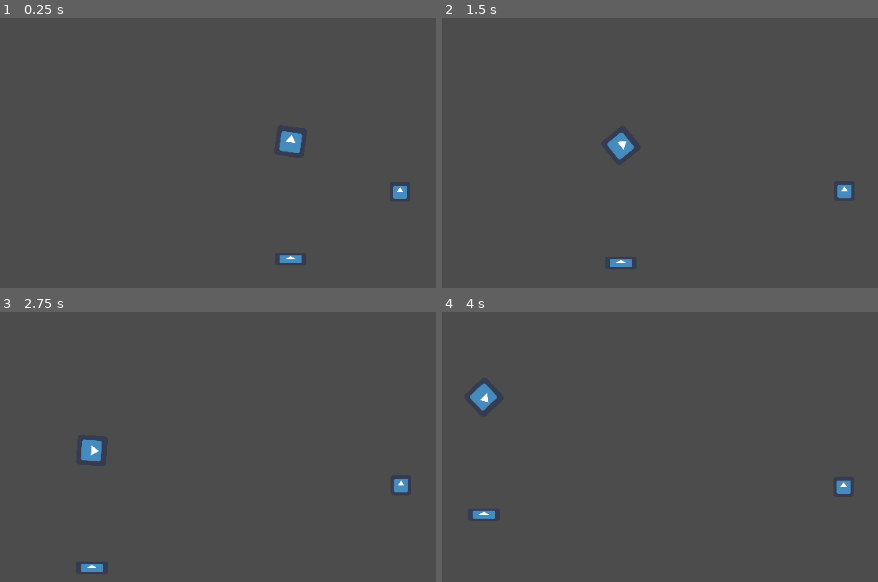
Above: before the commit, frames 1-4 (two rows, left to right).
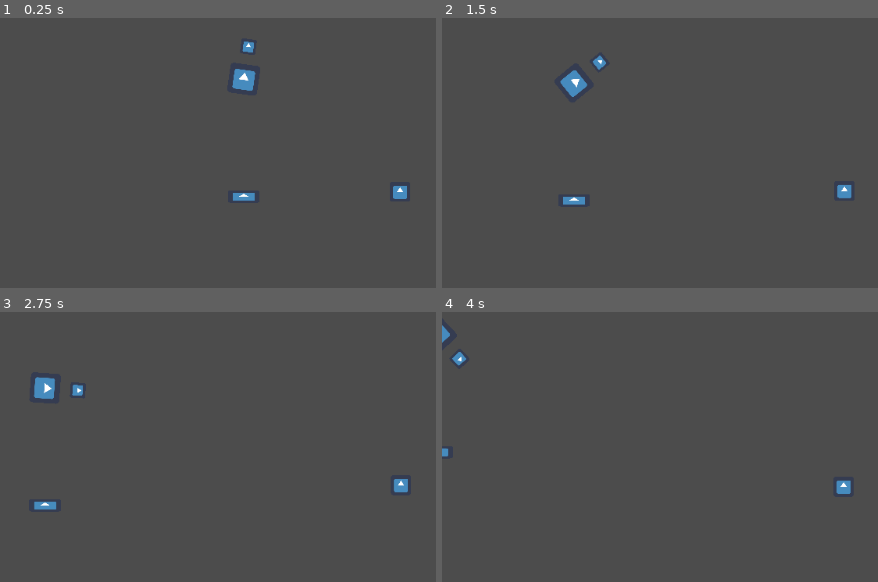
Above: after the commit, the same moments.

Repository: The-Churrosaur/godot-networking-test
Game: Godot game, scene res://Scenes/Main.tscn
The game is run twice, just before and just after one commit, with the same random seed, the same clock (stepped at 60 frames per second) and the same inputs. The engine's default icon, where the game draws it, is replaced by a stand-in: a white triangle on a blue panel in a dark square.
Inputs (mouse positions are in pixels of both pictures, inside the frame that each line leads up to):
- Up to frame 1 (0.25 s): no input
- Up to frame 2 (1.5 s): tap Enter (ui_accept) at 0.5, 0.77 s; move the mouse to (outside the picture) at 0.52 s; hold Right (ui_right) from 0.53 s (still down); move the mouse to (681, 225) at 1.27 s
- Up to frame 3 (2.75 s): tap Enter (ui_accept) at 1.52 s; move the mouse to (outside the picture) at 2.02 s; release Right (ui_right) at 2.03 s; hold Left (ui_left) from 2.03 s (still down)
- Up to frame 4 (4 s): move the mouse to (outside the picture) at 2.77 s; release Left (ui_left) at 2.78 s; hold Right (ui_right) from 2.78 s (still down); tap Enter (ui_accept) at 3.02, 3.77 s; move the mouse to (outside the picture) at 3.52 s

The runs differ from the first frame. In frame 1, 1.1% of the frame differs, in the area x 53-70%, y 8-91%; in frame 2, 1.1%; in frame 3, 1.2%, in the area x 7-24%, y 24-97%; in frame 4, 0.8%.

Commit message:
fixing offset of getfloorvelocity

Diff:
--- a/AsteroidVania/Scenes/TestPlayer.gd
+++ b/AsteroidVania/Scenes/TestPlayer.gd
@@ -2,11 +2,11 @@
 
 # movement params
 
-export var magwalk_velocity = 10
+export var magwalk_velocity = 100
 export var magwalk_acceleration = 10 # impulse/tick
 export var magwalk_deceleration = 10
 export var magwalk_rotation = 1 # rad/se
-export var magboot_suction = 1 # impulse/tick towards floor
+export var magboot_suction = 10 # impulse/tick towards floor
 
 # public control flags, write with character or ai controller
 
--- a/AsteroidVania/Scenes/TestScene.tscn
+++ b/AsteroidVania/Scenes/TestScene.tscn
@@ -15,11 +15,11 @@
 [sub_resource type="RectangleShape2D" id=3]
 extents = Vector2( 40, 20 )
 
-[sub_resource type="CircleShape2D" id=4]
-radius = 40.0
+[sub_resource type="CircleShape2D" id=6]
+radius = 100.0
 
 [sub_resource type="CircleShape2D" id=5]
-radius = 91.0
+radius = 200.0
 
 [node name="Node2D" type="Node2D"]
 script = ExtResource( 3 )
@@ -55,9 +55,6 @@
 scale = Vector2( 3.17847, 0.124887 )
 texture = ExtResource( 1 )
 
-[node name="KinematicCharacter" parent="." instance=ExtResource( 2 )]
-position = Vector2( 140, 70 )
-
 [node name="RigidBody2D" type="RigidBody2D" parent="." groups=[
 "Platform",
 ]]
@@ -80,7 +77,7 @@
 script = ExtResource( 5 )
 
 [node name="CollisionShape2D2" type="CollisionShape2D" parent="KinematicBody2D"]
-shape = SubResource( 4 )
+shape = SubResource( 6 )
 
 [node name="Area2D" type="Area2D" parent="KinematicBody2D" groups=[
 "GravityArea",
@@ -97,5 +94,13 @@
 scale = Vector2( 0.3, 0.3 )
 texture = ExtResource( 1 )
 
+[node name="Sprite2" type="Sprite" parent="KinematicBody2D"]
+position = Vector2( 0, -42.12 )
+scale = Vector2( 0.153115, 0.153115 )
+texture = ExtResource( 1 )
+
 [node name="Camera2D" type="Camera2D" parent="."]
 rotating = true
+
+[node name="KinematicCharacter" parent="." instance=ExtResource( 2 )]
+position = Vector2( 200, 150 )
--- a/AsteroidVania/Scenes/kinematic_character.gd
+++ b/AsteroidVania/Scenes/kinematic_character.gd
@@ -38,6 +38,8 @@
 
 # global per-tick movement vector
 var displacement : Vector2
+var last_position : Vector2
+var mns_displacement : Vector2
 
 func _ready():
 	# test, start by moving down, facing up
@@ -86,7 +88,7 @@
 
 		# move
 		var snap_vector = platform_normal * -50
-		move_and_slide_with_snap(displacement, snap_vector, platform_normal, false, 10, PI, false)
+		mns_displacement = move_and_slide_with_snap(displacement, snap_vector, platform_normal, false, 10, PI, false)
 
 		# set flags and delta velocity for next move --
 
@@ -107,9 +109,16 @@
 
 		# keep velocity relative to moving platform
 		# redundant to snap for non-rotating objects TODO
-		print(is_on_floor())
-		print(get_floor_velocity())
-		displacement += get_floor_velocity()
+		var floor_velocity = get_floor_velocity() * 1.1
+		if floor_velocity.length_squared() < 10000:
+			displacement += floor_velocity
+		else:
+			print(floor_velocity)
+
+
+
+		# update last position
+		last_position = position
 
 		# update normal --
 
